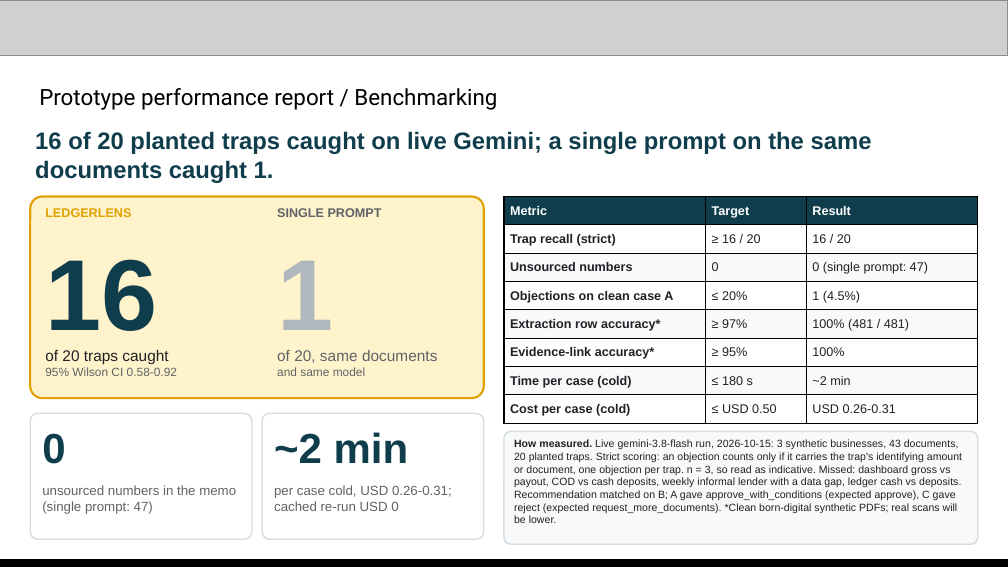
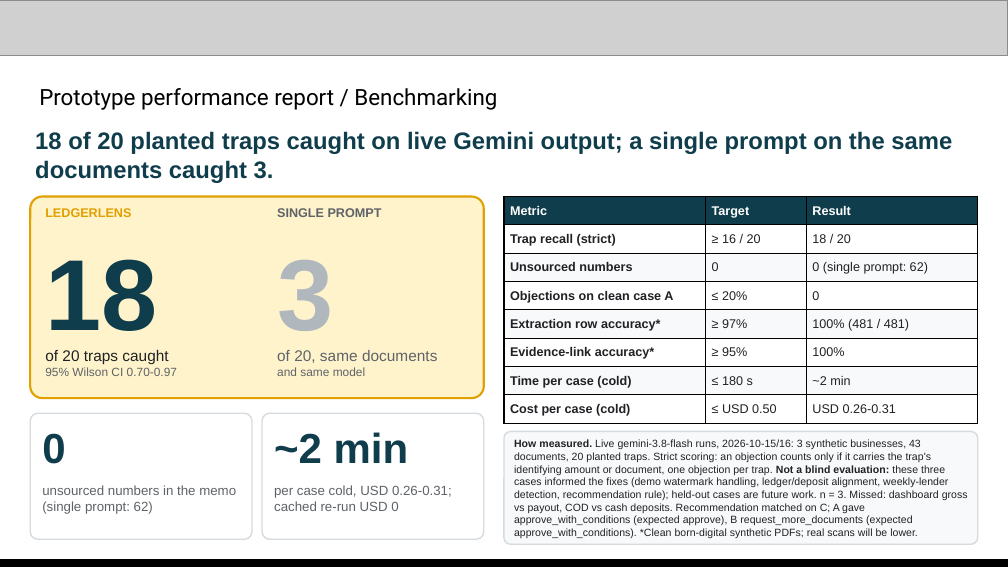
Before and after one commit to changhyeonnam/ghack, a slide deck: slide 12 of presentation/LedgerLens_AI_Builder_Cup_Submission.pptx. Drawn at 1008x567 pixels with LibreOffice and Linux fonts; fonts in the diff are those of the drawing; grey boxes stand for pictures. Boxes give left, top, right and bottom in pixels: in the first picture for what was removed or moved away, otherwise in the second. Text is boxed around its words. In the diff, an @@ line names an element or a change of style, - is before the commit and + after.

```diff
--- a/presentation/LedgerLens_AI_Builder_Cup_Submission.pptx
+++ b/presentation/LedgerLens_AI_Builder_Cup_Submission.pptx
@@ text at (35, 131, 952, 183): text changed @@
-16 of 20 planted traps caught on live Gemini; a single prompt on the same documents caught 1.
+18 of 20 planted traps caught on live Gemini output; a single prompt on the same documents caught 3.
@@ table at (504, 197, 978, 423) @@
-row 2, column 3: 16 / 20
+row 2, column 3: 18 / 20
-row 3, column 3: 0 (single prompt: 47)
+row 3, column 3: 0 (single prompt: 62)
-row 4, column 3: 1 (4.5%)
+row 4, column 3: 0
@@ text at (45, 259, 157, 331): text changed @@
-16
+18
@@ text at (277, 260, 333, 331): text changed @@
-1
+3
@@ text at (45, 367, 177, 376): text changed @@
-95% Wilson CI 0.58-0.92
+95% Wilson CI 0.70-0.97
@@ text at (514, 439, 968, 538): text changed @@
-How measured. Live gemini-3.8-flash run, 2026-10-15: 3 synthetic businesses, 43 documents, 20 planted traps. Strict scoring: an objection counts only if it carries the trap's identifying amount or document, one objection per trap. n = 3, so read as indicative. Missed: dashboard gross vs payout, COD vs cash deposits, weekly informal lender with a data gap, ledger cash vs deposits. Recommendation matched on B; A gave approve_with_conditions (expected approve), C gave reject (expected request_more_documents). *Clean born-digital synthetic PDFs; real scans will be lower.
+How measured. Live gemini-3.8-flash runs, 2026-10-15/16: 3 synthetic businesses, 43 documents, 20 planted traps. Strict scoring: an objection counts only if it carries the trap's identifying amount or document, one objection per trap. Not a blind evaluation: these three cases informed the fixes (demo watermark handling, ledger/deposit alignment, weekly-lender detection, recommendation rule); held-out cases are future work. n = 3. Missed: dashboard gross vs payout, COD vs cash deposits. Recommendation matched on C; A gave approve_with_conditions (expected approve), B request_more_documents (expected approve_with_conditions). *Clean born-digital synthetic PDFs; real scans will be lower.
@@ text at (42, 485, 236, 514): text changed @@
-unsourced numbers in the memo (single prompt: 47)
+unsourced numbers in the memo (single prompt: 62)
```
Also in this commit, not shown: 3 other slides changed, 6 other files.
